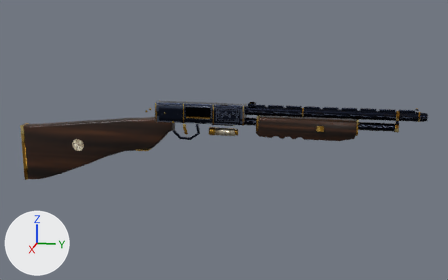
The Blender file assets/models/gun/shotgun_pump_base.blend, before and after one commit.
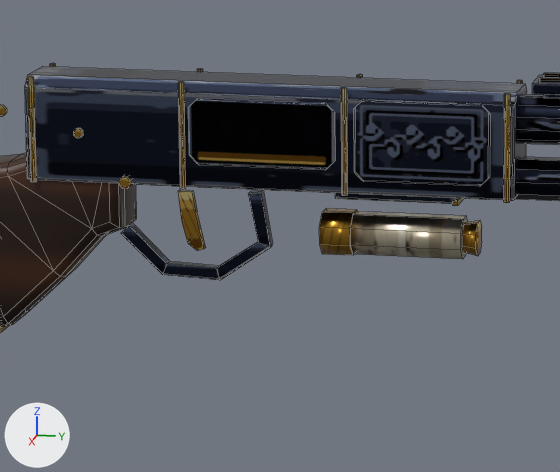
Each version is shown whole from a 50 mm lens placed at (1.335, 0.393, 0.311), pointed at (-0.009, 0.124, -0.025), then close up on the part from 34% to 56% of the width and 32% to 63% of the height. The lights are fixed; the arrows at lower left show +X, +Y and +Z. The first two pictures are the older version. The close-ups show mesh edges as thin lines.

The scene before the commit, as lines of its bpy script (objects in view):
```python
me_furniture = bpy.data.meshes.new('furniture')
me_furniture.from_pydata(...)  # 328 vertices, 324 faces; spans x -0.016..0.016, y -0.365..0.01, z -0.142..0.041
me_furniture.polygons.foreach_set('use_smooth', [True] * 324)
# faces by material slot: [72, 252]
me_furniture.materials.append(mat_shotgun_pump_base)  # picture img_shotgun_pump_base_albedo_png
me_furniture.materials.append(mat_shotgun_pump_base_wood)  # picture img_shotgun_pump_base_albedo_png
me_magazine = bpy.data.meshes.new('magazine')
me_magazine.from_pydata(...)  # 48 vertices, 30 faces; spans x -0.0089..0.0089, y -0.0345..0.0305, z -0.0089..0.0089
me_magazine.polygons.foreach_set('use_smooth', [True] * 30)
# faces by material slot: [28, 2]
me_magazine.materials.append(mat_shotgun_pump_base)  # picture img_shotgun_pump_base_albedo_png
me_magazine.materials.append(mat_shotgun_pump_base_wood)  # picture img_shotgun_pump_base_albedo_png
me_receiver = bpy.data.meshes.new('receiver')
me_receiver.from_pydata(...)  # 770 vertices, 494 faces; spans x -0.017..0.017, y -0.03..0.56, z -0.026..0.065
me_receiver.polygons.foreach_set('use_smooth', [True] * 494)
me_receiver.materials.append(mat_shotgun_pump_base)  # picture img_shotgun_pump_base_albedo_png
ob_furniture = bpy.data.objects.new('furniture', me_furniture)
ob_furniture.parent = ob_shotgun_pump
ob_furniture.location = (0.0, 0.0, 0.0)
ob_mag_well = bpy.data.objects.new('mag_well', None)
ob_mag_well.parent = ob_shotgun_pump
ob_mag_well.location = (0.0, 0.128, -0.0035)
ob_magazine = bpy.data.objects.new('magazine', me_magazine)
ob_magazine.parent = ob_mag_well
ob_magazine.location = (0.0, 0.0, 0.0)
ob_receiver = bpy.data.objects.new('receiver', me_receiver)
ob_receiver.parent = ob_shotgun_pump
ob_receiver.location = (0.0, 0.0, 0.0)
```
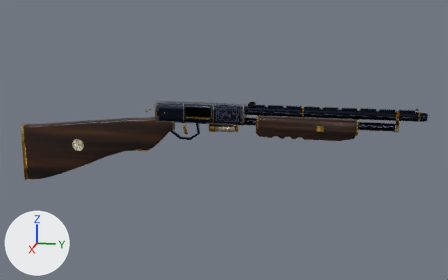
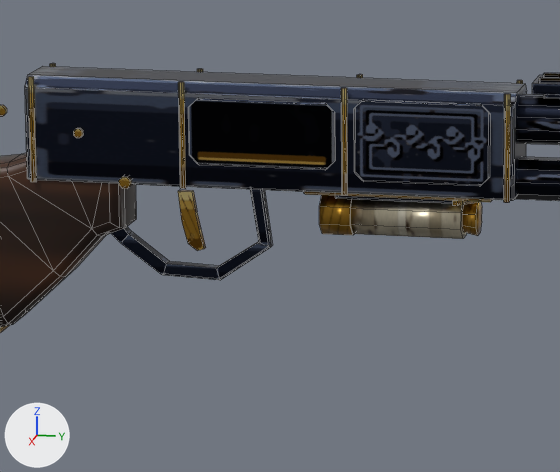
ob_mag_well is not drawn itself; it is the parent of ob_magazine.

Pixel boxes (x1, y1, x2, y2) of what changed, in the close-ups (560 x 472 px; the box of a moved part takes in the faces that stretch with it):
'magazine', reshaped, moved: before (319, 208, 482, 259); after (304, 192, 492, 239)
part 1 of me_receiver, moved or reshaped: before (121, 190, 273, 279); after (111, 189, 272, 279)
part 2 of me_magazine, added (brown): after (304, 192, 492, 202)

The edits, one by one:
me_receiver is used by ob_receiver; parent ob_shotgun_pump; location (0.0, 0.0, 0.0).
me_receiver had 770 vertices, 494 faces and spanned x -0.017..0.017, y -0.03..0.56, z -0.026..0.065.
me_receiver now has 780 vertices, 502 faces and spans x -0.017..0.017, y -0.03..0.56, z -0.026..0.065.
Part 1, on me_receiver:
9 vertices are removed from x -0.002..0.002, y 0.006..0.07, z -0.011..0.012.
19 faces are deleted.
7 vertices move from x -0.002..0.002, y 0.061..0.07, z -0.011..0.012 to x -0.002..0.002, y 0.061..0.07, z -0.011..0.019.
14 vertices are added at x -0.002..0.002, y -0.004..0.071, z -0.025..0.019.
5 new vertices lie (0.004, 0.0, 0.0) away from vertices in x -0.002, y -0.004..0.067, z -0.012..0.019.
27 new faces join them.
me_magazine is used by ob_magazine; parent ob_mag_well; location (0.0, 0.0, 0.0).
me_magazine had 48 vertices, 30 faces and spanned x -0.0089..0.0089, y -0.0345..0.0305, z -0.0089..0.0089.
me_magazine now has 64 vertices, 44 faces and spans x -0.011..0.011, y -0.0405..0.0375, z -0.0089..0.0116.
me_magazine part 2: a new loose piece of 16 vertices spanning x -0.011..0.011, y -0.0405..0.0375, z 0.009..0.0116, in mat_shotgun_pump_base (picture img_shotgun_pump_base_albedo_png).
Object 'mag_well' (ob_mag_well) moves from (0.0, 0.128, -0.0035) to (0.0, 0.128, 0.005).
